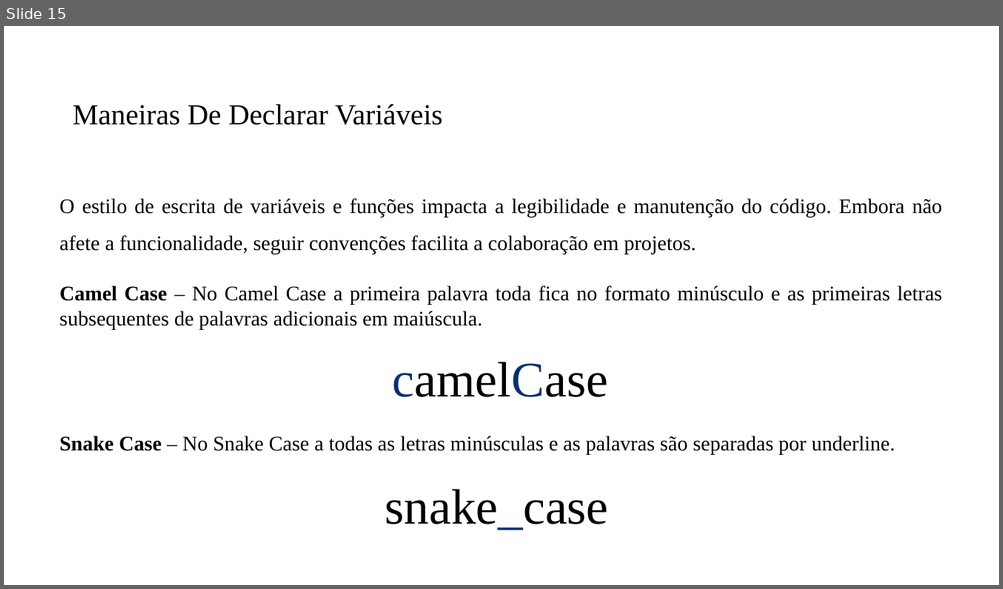
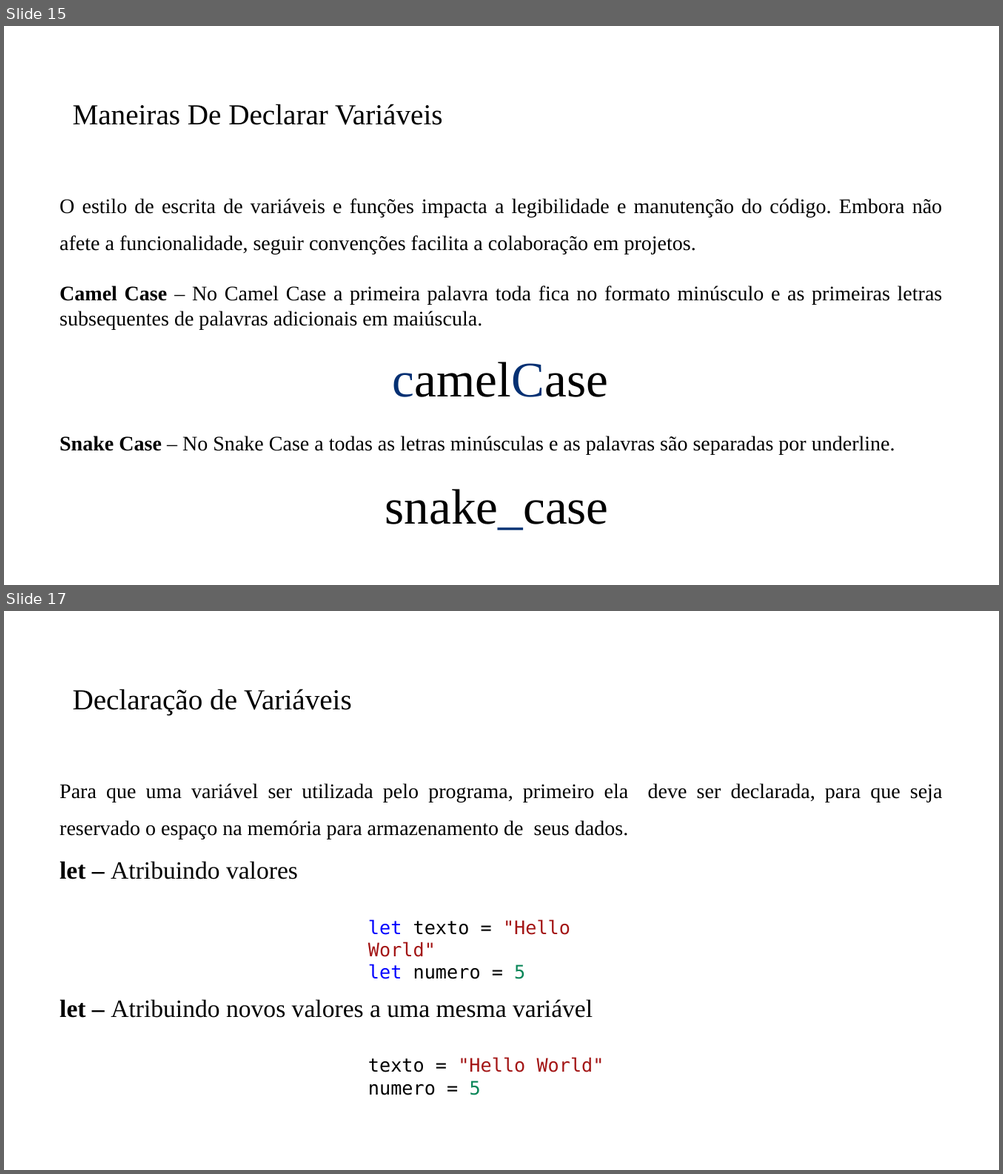
Before and after one commit to PedroMiho/Logica-de-Programacao, a slide deck: Módulo 02 - JavaScript/Aula 12 - Introdução ao JS/Introdução ao JS.pptx. Shown one above the other, each under a label of ours: slide 15 before the commit, slides 15 and 17 after it; the slides between them are not shown. The pictures are 1003x589 and 1003x1174 pixels, drawn with LibreOffice and Linux fonts; fonts in the diff are those of the drawing; background and template pictures are left out. Boxes give left, top, right and bottom in pixels: in the first picture for what was removed or moved away, otherwise in the second. Text is boxed around its words. In the diff, an @@ line names an element or a change of style, - is before the commit and + after.

```diff
--- a/Módulo 02 - JavaScript/Aula 12 - Introdução ao JS/Introdução ao JS.pptx
+++ b/Módulo 02 - JavaScript/Aula 12 - Introdução ao JS/Introdução ao JS.pptx
@@ slide 17 added at [4,611,999,1170], background #FFFFFF @@
@@ title added at [73,689,352,715], 28 pt, text #000000 @@
+Declaração de Variáveis
@@ text added at [60,783,942,840], 20 pt, text #000000 @@
+Para que uma variável ser utilizada pelo programa, primeiro ela deve ser declarada, para que seja reservado o espaço na memória para armazenamento de seus dados.
@@ text added at [60,861,298,880], 24 pt, text #000000 @@
+let – Atribuindo valores
@@ text added at [368,920,570,980], 18 pt, text #000000 @@
+let texto = "Hello World"
+let numero = 5
@@ text added at [60,999,592,1018], 24 pt, text #000000 @@
+let – Atribuindo novos valores a uma mesma variável
@@ text added at [368,1057,604,1096], 18 pt, text #000000 @@
+texto = "Hello World"
+numero = 5
```
Also in this commit, not shown: 4 slides changed, 2 other slides added, 4 slides removed, 9 other files.
